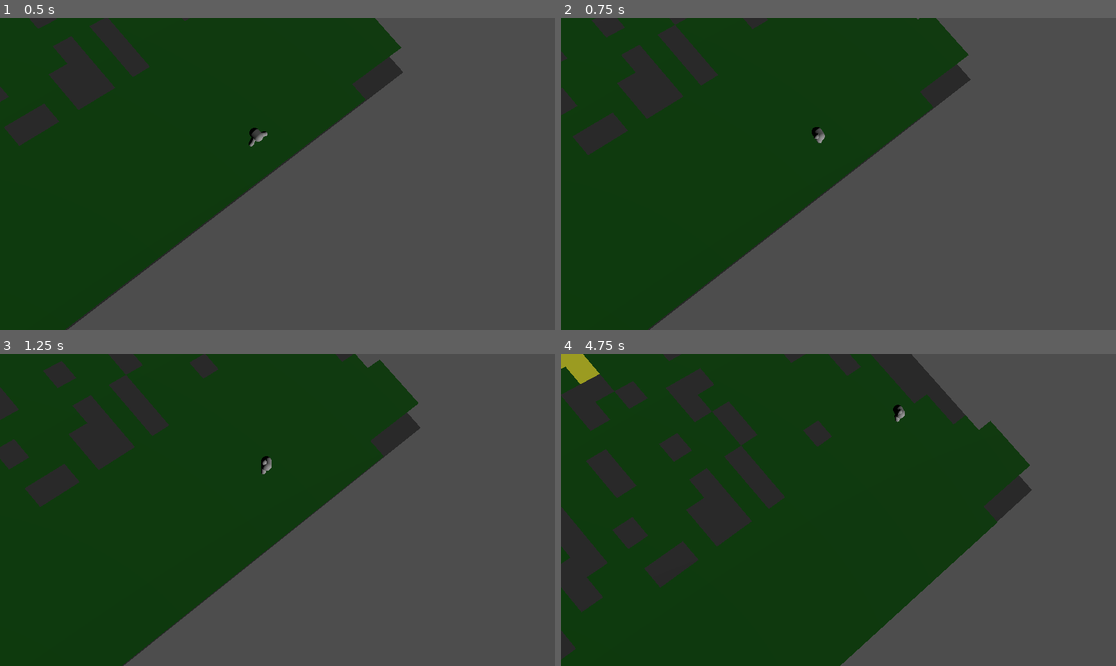
Above: before the commit, frames 1-4 (two rows, left to right).
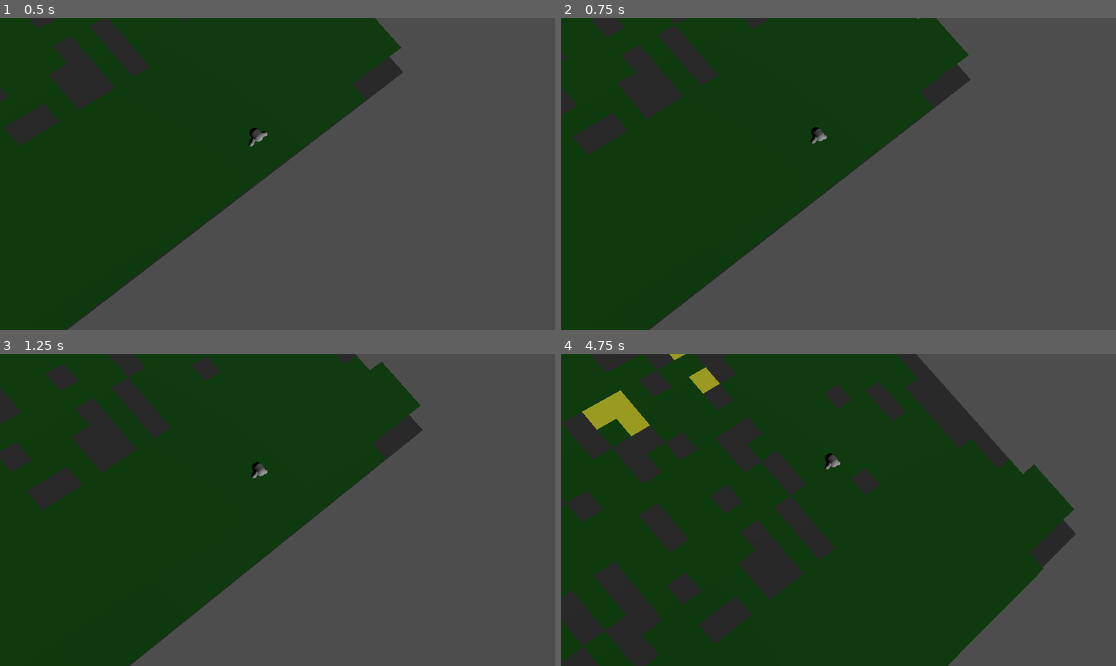
Above: after the commit, the same moments.

Repository: flatweb/gwj90Murat
Game: Godot game, scene res://game.tscn
Two runs of this game, one before a commit and one after it. Both use one fixed random seed, a clock stepped at 60 frames per second and the inputs below.
Inputs:
- Up to frame 1 (0.5 s): no input
- Up to frame 2 (0.75 s): hold Right (droite) from 0.53 s (still down); tap Z (attente, bound only after the commit) at 0.6 s
- Up to frame 3 (1.25 s): keep holding Right (droite)
- Up to frame 4 (4.75 s): release Right (droite) at 1.28 s; hold Left (gauche) 1.28-2.03 s; tap Z (attente, bound only after the commit) every 0.75 s from 1.35 to 4.35 s; hold Right (droite) 2.03-3.53 s; hold Left (gauche) from 3.53 s (still down)

Frame 1 is identical in both runs. In frame 2, less than 0.1% of the frame differs, in the area x 0-74%, y 0-100%; in frame 3, 2.1%; in frame 4, 32%, in the area x 0-93%, y 0-100%.

Commit message:
Refactoring avec enum action pour gérer les actions automatiques de l'oiseau introduction du controle "attente"

Diff:
--- a/oiseau.gd
+++ b/oiseau.gd
@@ -17,9 +17,13 @@
 var limite_x : float = 10.0 # valeur arbitraire à fixer par set_limite_x
 # de quel côté on a atteint la limite ?
 var angle_correction = 0
+
+enum action { AUCUNE, CORRECTION, ATTENTE, LOOPING }
+
 # indicateur de correction de trajectoire.
 # On perd le contrôle tant qu'on est pas revenu dans la zone et de face
-var encorrection : bool = false
+var enaction : bool = false
+var actionencours : action = action.AUCUNE
 
 var speedVect : Vector3
 
@@ -32,7 +36,7 @@
 
 func virage(change : float, delta : float):
 	var angle : float = change*ANGLE_VIRAGE*delta
-	if encorrection:
+	if enaction and actionencours == action.CORRECTION:
 		#print (rotation.y)
 		if rotation.y == 0.0:
 			angle = 0.0
@@ -50,10 +54,22 @@
 		#print($Forme.rotation.z)
 		pass
 
+func looping():
+	pass
+
+func attente():
+	enaction = true
+	actionencours == action.CORRECTION
+	pass
+
+func _process(_delta):
+	if Input.is_action_just_pressed("attente"):
+		attente()
+
 func _physics_process(delta: float) -> void:
 	var change = Input.get_axis("droite","gauche")
 
-	if not encorrection:
+	if not enaction:
 		if change != 0:
 			# changement de direction
 			virage(change,delta)
@@ -64,20 +80,21 @@
 				$Forme.rotation.z = 0
 			else:
 				$Forme.rotate_z(-sign($Forme.rotation.z)*ROTBACKSPEED*delta)
-	elif encorrection:
-		print ("",speedVect.z," angle ",angle_correction)
+	elif enaction and actionencours == action.CORRECTION:
+		#print ("",speedVect.z," angle ",angle_correction)
 		virage(angle_correction,delta)
 		if abs(rotation.y) <= 0.01 :
-			encorrection = false
+			enaction = false
 			angle_correction = 0.0
 
 	# S'assurer qu'on ne va pas toucher les limites en X de la zone de vol
-	if not encorrection and abs(speedVect.x * 3.0 + position.x) > limite_x :
+	if not enaction and abs(speedVect.x * 3.0 + position.x) > limite_x :
 		# on approche trop du bord
 		# on force un virage
 		angle_correction = -sign(speedVect.z)* sign(position.x)*FACTEUR_CORRECTION
 		virage(angle_correction,delta)
-		encorrection = true
+		enaction = true
+		actionencours = action.CORRECTION
 
 	# On pourrait aussi tester par rapport à des CollisionShapes latérales sur le game
 	#move_and_collide(speedVect*???, true)
--- a/project.godot
+++ b/project.godot
@@ -32,6 +32,11 @@
 "events": [Object(InputEventKey,"resource_local_to_scene":false,"resource_name":"","device":-1,"window_id":0,"alt_press …(195 unchanged characters)…
 ]
 }
+attente={
+"deadzone": 0.2,
+"events": [Object(InputEventKey,"resource_local_to_scene":false,"resource_name":"","device":-1,"window_id":0,"alt_pressed":false,"shift_pressed":false,"ctrl_pressed":false,"meta_pressed":false,"pressed":false,"keycode":0,"physical_keycode":90,"key_label":0,"unicode":119,"location":0,"echo":false,"script":null)
+]
+}
 
 [physics]
 
